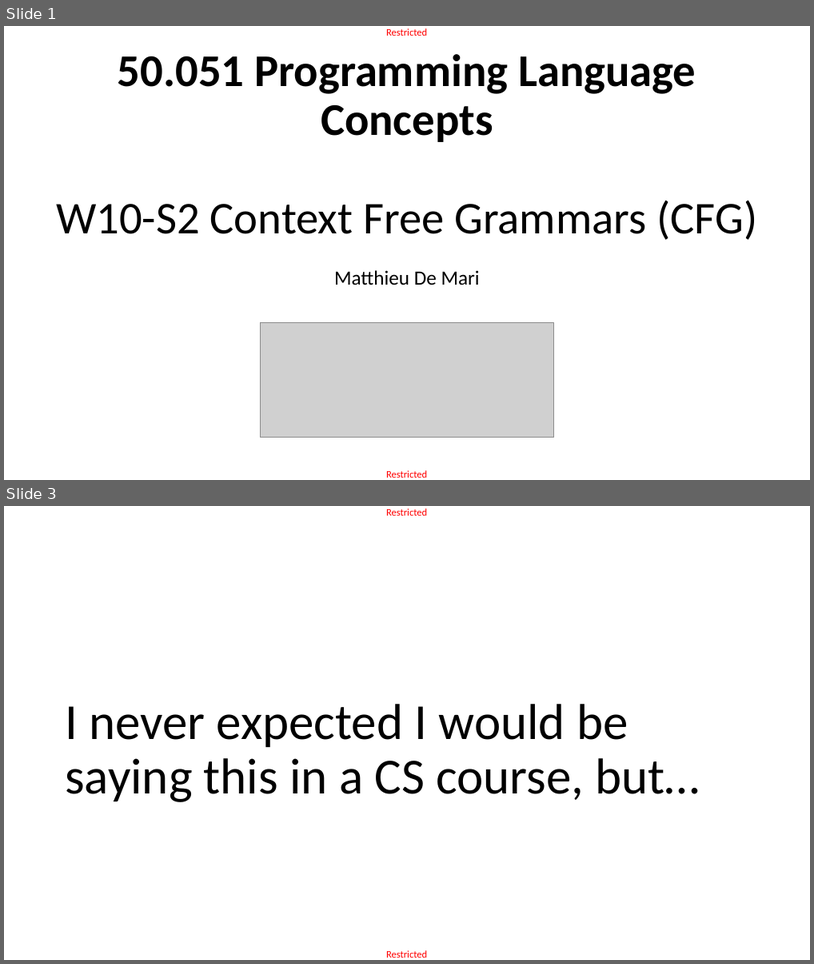
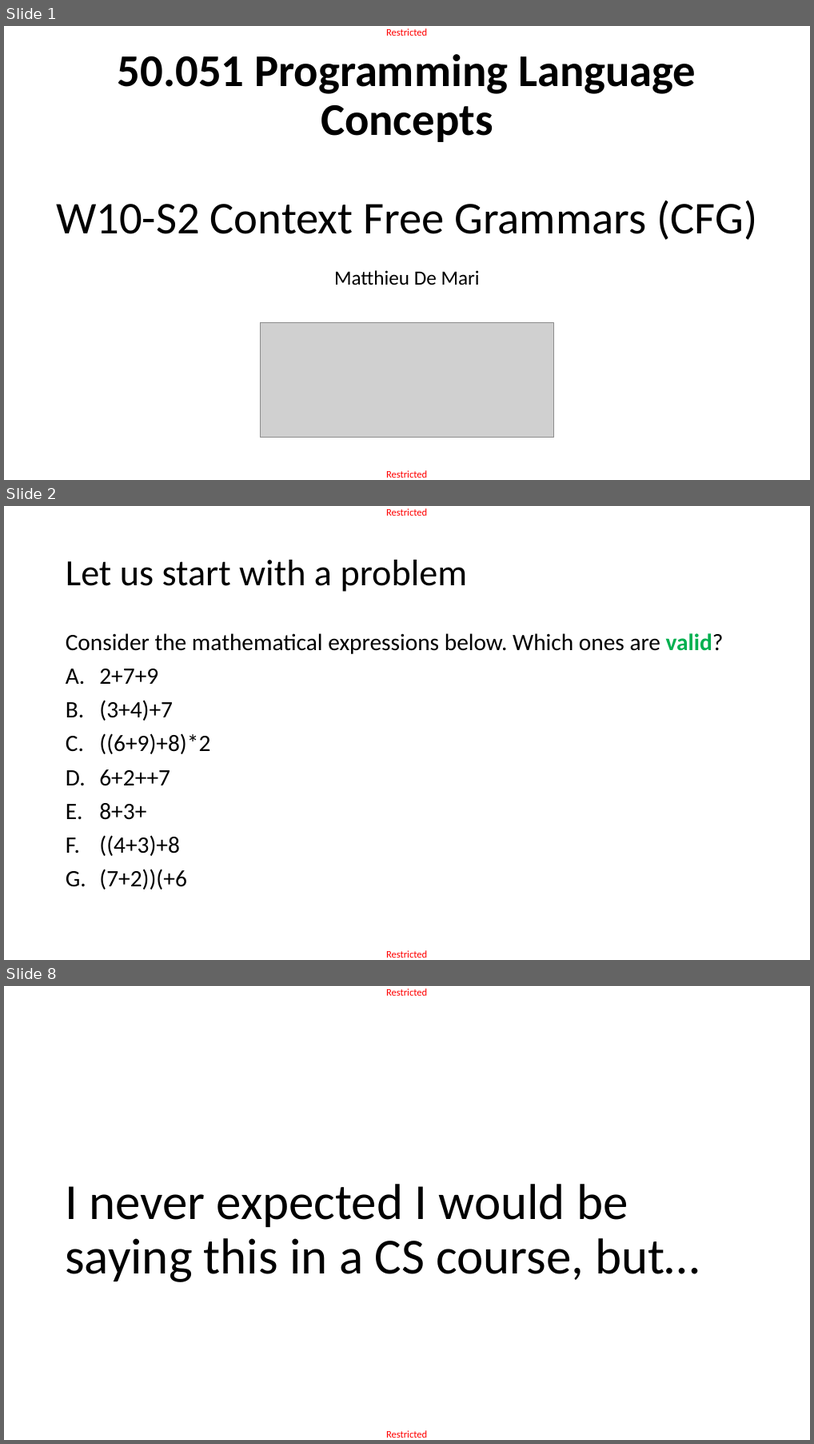
Before and after one commit to matthieudemari/SUTD_PLC_50_051, a slide deck: W10/W10S2/W10S2.pptx. Shown one above the other, each under a label of ours: slides 1 and 3 before the commit, slides 1, 2 and 8 after it; the slides between them are not shown. The pictures are 814x964 and 814x1444 pixels, drawn with LibreOffice and Linux fonts; fonts in the diff are those of the drawing; grey boxes stand for pictures. Boxes give left, top, right and bottom in pixels: in the first picture for what was removed or moved away, otherwise in the second. Text is boxed around its words. In the diff, an @@ line names an element or a change of style, - is before the commit and + after.

```diff
--- a/W10/W10S2/W10S2.pptx
+++ b/W10/W10S2/W10S2.pptx
@@ slide 2 added at (x1=4, y1=506, x2=810, y2=960), background #FFFFFF; not listed: 2 template elements that a slide beside it also shows @@
@@ title added at (x1=66, y1=560, x2=468, y2=592), 44 pt, text #000000 @@
+Let us start with a problem
@@ text added at (x1=66, y1=633, x2=724, y2=889), 28 pt, text #000000 @@
+Consider the mathematical expressions below. Which ones are valid?
+A. 2+7+9
+B. (3+4)+7
+C. ((6+9)+8)*2
+D. 6+2++7
+E. 8+3+
+F. ((4+3)+8
+G. (7+2))(+6
@@ what was slide 3 is now slide 8 @@
```
Also in this commit, not shown: 35 other slides added, 2 slides removed.
